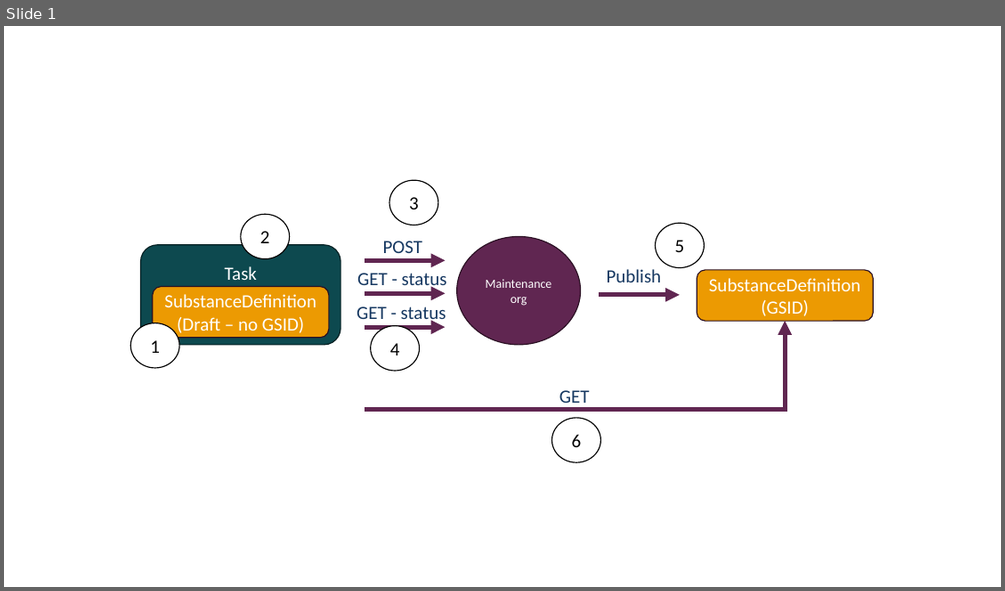
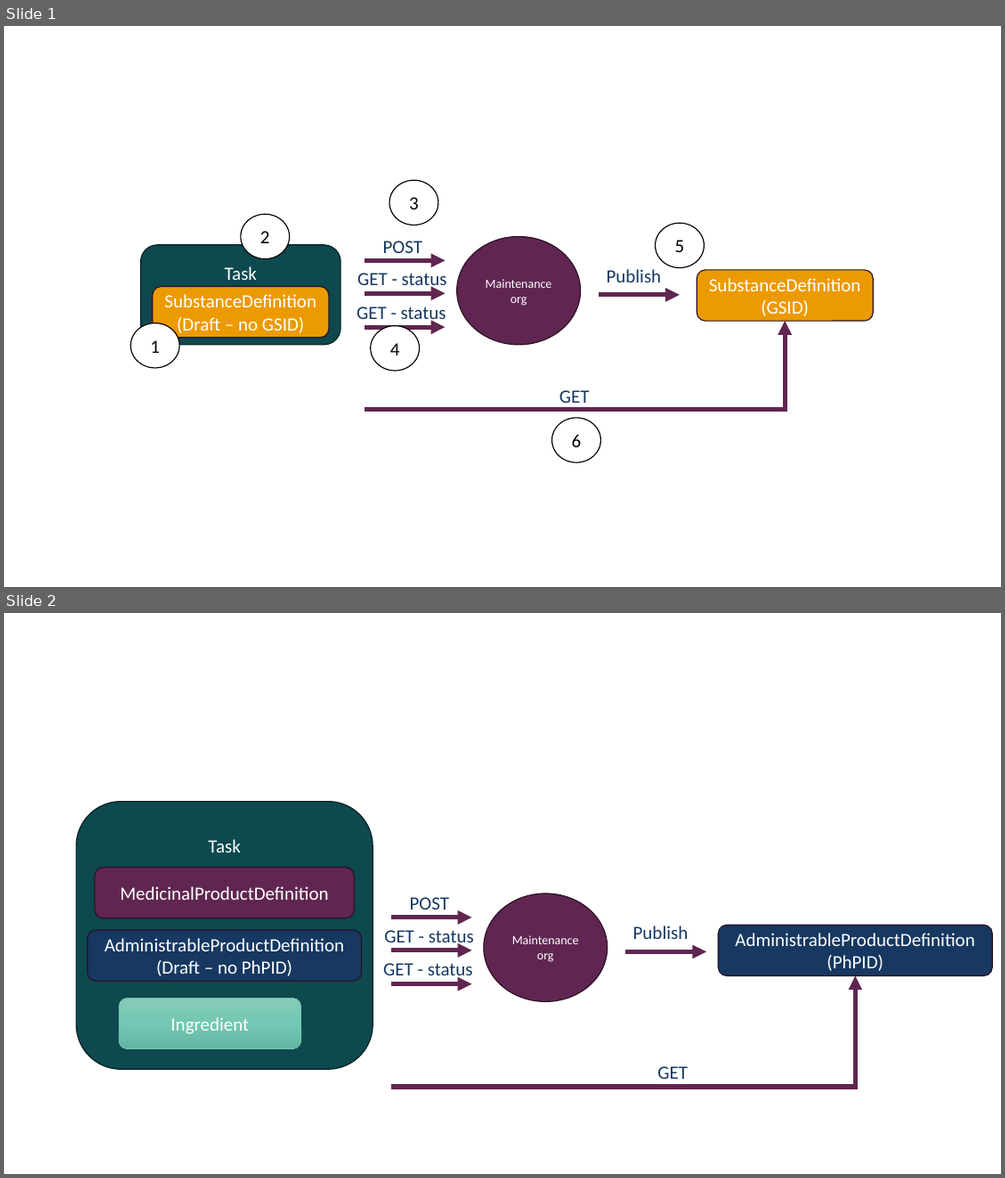
Before and after one commit to gcangioli/who-umc-poc, a slide deck: ImplementationGuideImages.pptx. Shown one above the other, each under a label of ours: slide 1 before the commit, slides 1 and 2 after it. The pictures are 1005x591 and 1005x1178 pixels, drawn with LibreOffice and Linux fonts; fonts in the diff are those of the drawing. Boxes give left, top, right and bottom in pixels: in the first picture for what was removed or moved away, otherwise in the second. Text is boxed around its words. In the diff, an @@ line names an element or a change of style, - is before the commit and + after.

```diff
--- a/ImplementationGuideImages.pptx
+++ b/ImplementationGuideImages.pptx
@@ slide 2 added at box(4, 613, 1001, 1174), background #FFFFFF @@
@@ rounded rectangle added at box(77, 802, 373, 1070), fill #0D494F, outline #062023 1 pt, 18 pt, text #FFFFFF @@
+Task
@@ rounded rectangle added at box(95, 868, 354, 918), fill #602651, outline #2A1124 1 pt, 18 pt, text #FFFFFF @@
+MedicinalProductDefinition
@@ text added at box(410, 897, 449, 916), 18 pt, text #163861 @@
+POST
@@ ellipse added at box(484, 893, 607, 1002), fill #602651, outline #2A1124 1 pt, 12 pt, text #FFFFFF @@
+Maintenance org
@@ rounded rectangle added at box(88, 930, 362, 981), fill #163861, outline #2A1124 1 pt, 18 pt, text #FFFFFF @@
+AdministrableProductDefinition
+(Draft – no PhPID)
@@ text added at box(384, 930, 474, 948), 18 pt, text #163861 @@
+GET - status
@@ arrow added from (391, 917) to (472, 917), #602651 4.5 pt @@
@@ text added at box(633, 925, 688, 939), 18 pt, text #163861 @@
+Publish
@@ rounded rectangle added at box(718, 925, 993, 976), fill #163861, outline #2A1124 1 pt, 18 pt, text #FFFFFF @@
+AdministrableProductDefinition
+(PhPID)
@@ arrow added from (391, 950) to (472, 950), #602651 4.5 pt @@
@@ arrow added from (625, 952) to (706, 952), #602651 4.5 pt @@
@@ text added at box(383, 963, 473, 981), 18 pt, text #163861 @@
+GET - status
@@ arrow added from (391, 984) to (472, 984), #602651 4.5 pt @@
@@ elbow arrow added from (391, 1086) to (855, 976), #602651 4.5 pt @@
@@ rounded rectangle added at box(119, 998, 301, 1049), fill gradient #87CCBA to #73C9B3 to #62B7A1, outline #77C5B1 0.5 pt, 18 pt, text #FFFFFF @@
+Ingredient
@@ text added at box(657, 1066, 688, 1078), 18 pt, text #163861 @@
+GET
```
Also in this commit, not shown: 4 other files.
